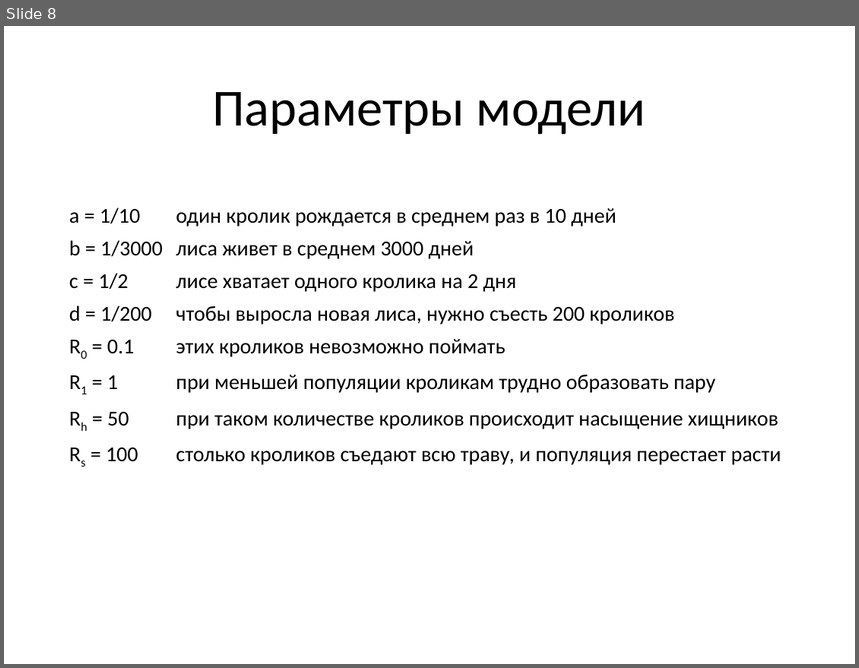
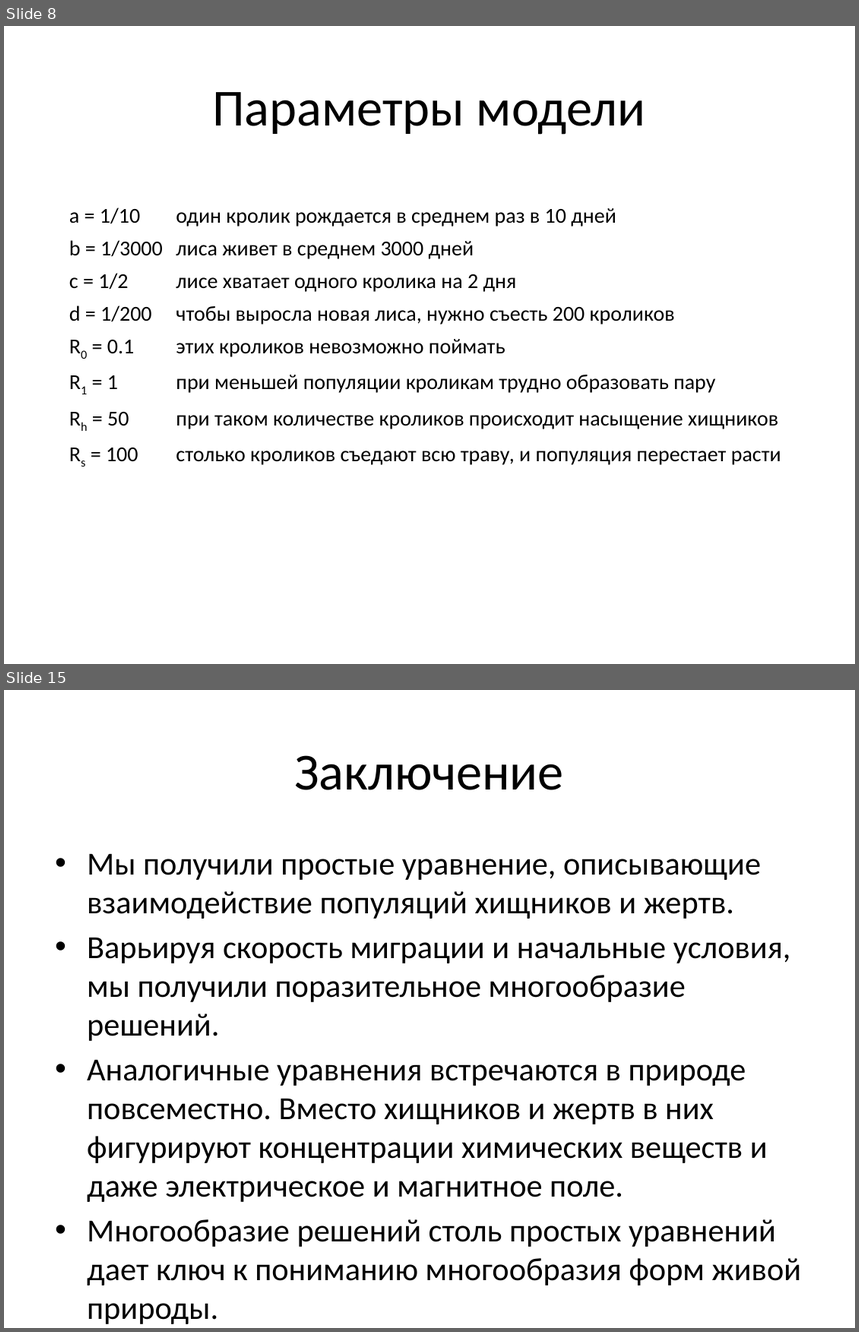
Before and after one commit to olegv142/rabbits, a slide deck: rabbit-foxes.pptx. Shown one above the other, each under a label of ours: slide 8 before the commit, slides 8 and 15 after it; the slides between them are not shown. The pictures are 859x668 and 859x1332 pixels, drawn with LibreOffice and Linux fonts; fonts in the diff are those of the drawing. Boxes give left, top, right and bottom in pixels: in the first picture for what was removed or moved away, otherwise in the second. Text is boxed around its words. In the diff, an @@ line names an element or a change of style, - is before the commit and + after.

```diff
--- a/rabbit-foxes.pptx
+++ b/rabbit-foxes.pptx
@@ slide 15 added at [4, 690, 855, 1328], background #FFFFFF @@
@@ title added at [294, 755, 564, 790], 44 pt, text #000000 @@
+Заключение
@@ text added at [87, 853, 802, 1325], 27.2 pt, text #000000 @@
+• Мы получили простые уравнение, описывающие взаимодействие популяций хищников и жертв.
+• Варьируя скорость миграции и начальные условия, мы получили поразительное многообразие решений.
+• Аналогичные уравнения встречаются в природе повсеместно. Вместо хищников и жертв в них фигурируют концентрации химических веществ и даже электрическое и магнитное поле.
+• Многообразие решений столь простых уравнений дает ключ к пониманию многообразия форм живой природы.
```
Also in this commit, not shown: 6 other slides added, 1 slide removed, 3 other files.
